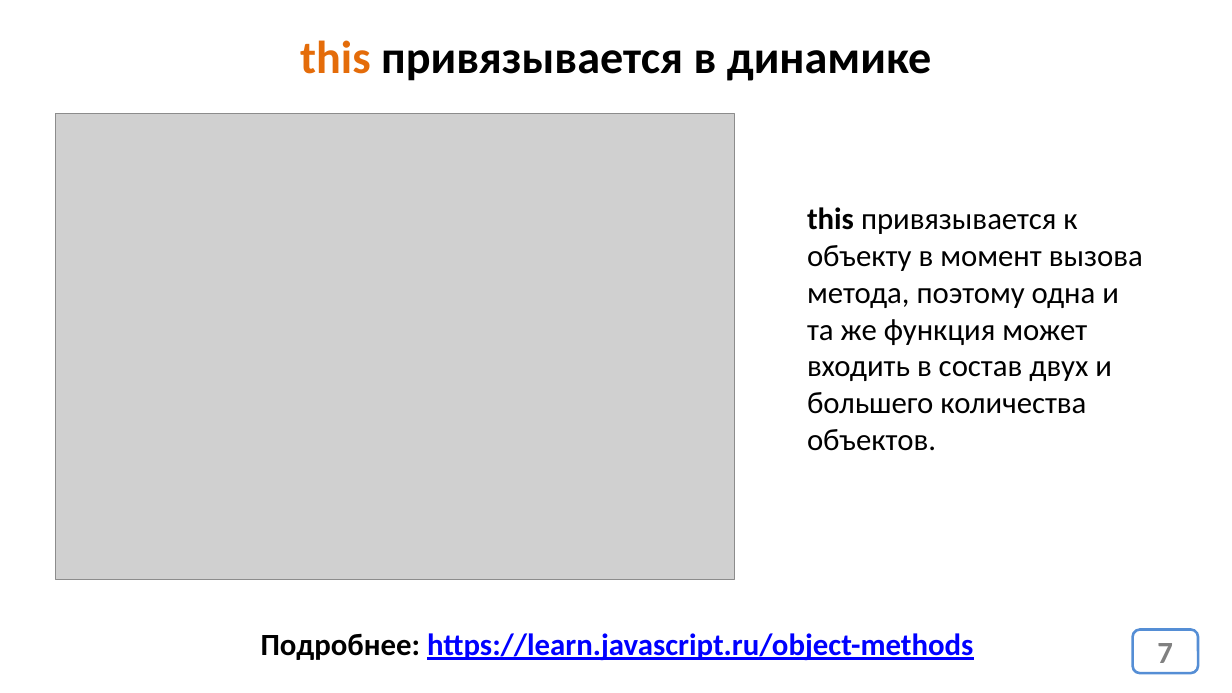
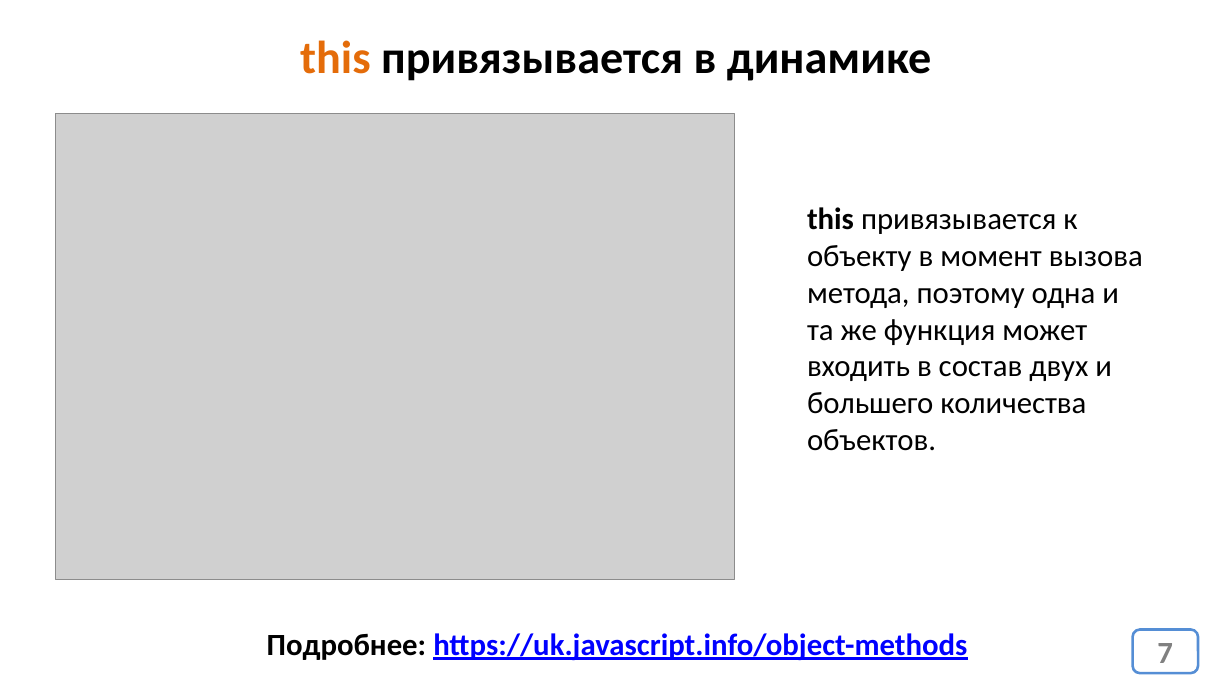
Before and after one commit to javascript-course-18-ortdnipro/lesson05, a slide deck: slide 7 of lesson05.pptx. Drawn at 1232x693 pixels with LibreOffice and Linux fonts; fonts in the diff are those of the drawing; grey boxes stand for pictures. Boxes give left, top, right and bottom in pixels: in the first picture for what was removed or moved away, otherwise in the second. Text is boxed around its words. In the diff, an @@ line names an element or a change of style, - is before the commit and + after.

```diff
--- a/lesson05.pptx
+++ b/lesson05.pptx
@@ text at box(267, 633, 967, 661): text changed @@
-Подробнее: https://learn.javascript.ru/object-methods
+Подробнее: https://uk.javascript.info/object-methods
```
Also in this commit, not shown: 4 other slides changed, 1 other file.
